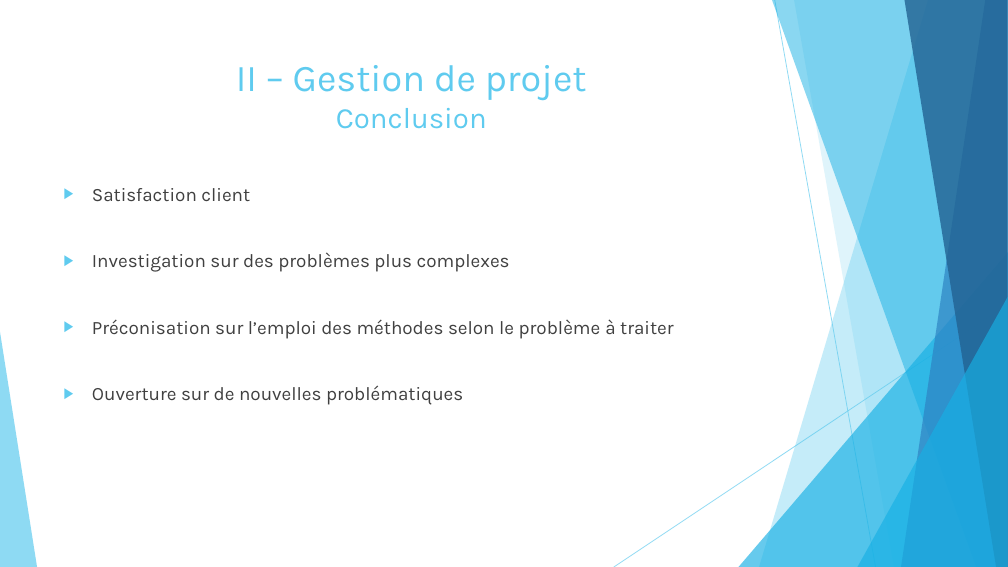
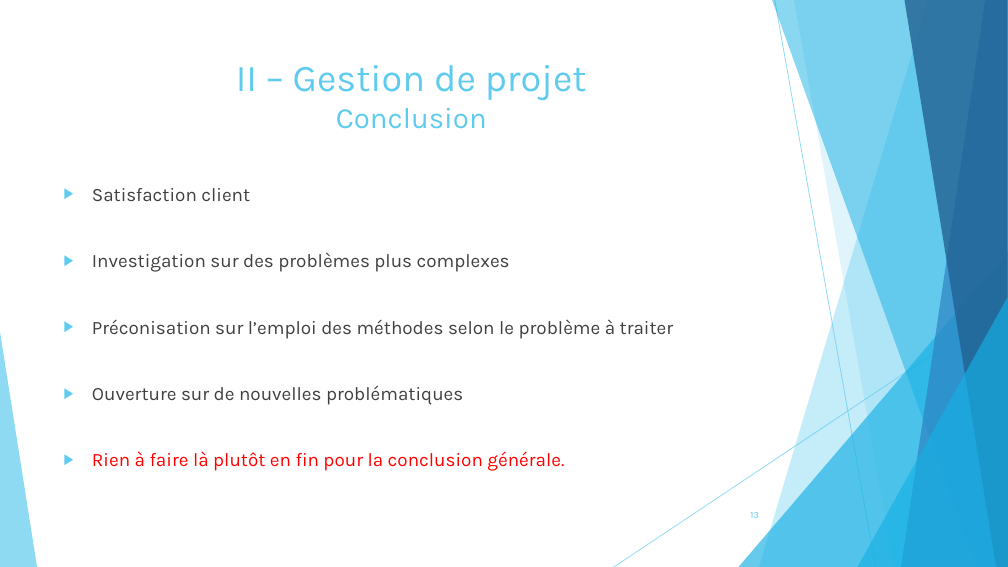
Before and after one commit to pierreXVI/PIE, a slide deck: slide 13 of oral_presentation/Oral_presentation_12_02_2019.pptx (slide 11 before the commit). Drawn at 1008x567 pixels with LibreOffice and Linux fonts; fonts in the diff are those of the drawing. Boxes give left, top, right and bottom in pixels: in the first picture for what was removed or moved away, otherwise in the second. Text is boxed around its words. In the diff, an @@ line names an element or a change of style, - is before the commit and + after.

```diff
--- a/oral_presentation/Oral_presentation_12_02_2019.pptx
+++ b/oral_presentation/Oral_presentation_12_02_2019.pptx
@@ text at bbox=[92, 451, 564, 471]: paragraph added @@
+▶ Rien à faire là plutôt en fin pour la conclusion générale.
@@ page number added at bbox=[750, 512, 759, 518], 9 pt, text #5FCBEF @@
+13
```
Also in this commit, not shown: 20 other slides changed, 5 slides added, 1 slide removed.
